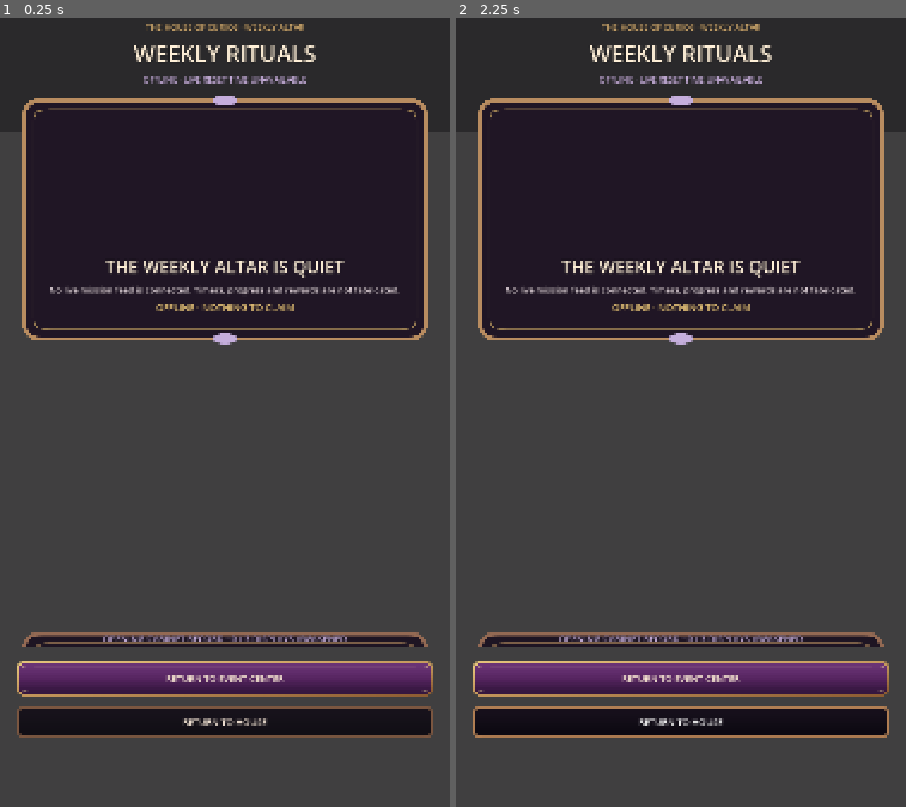
Above: before the commit, frames 1-2 (left to right).
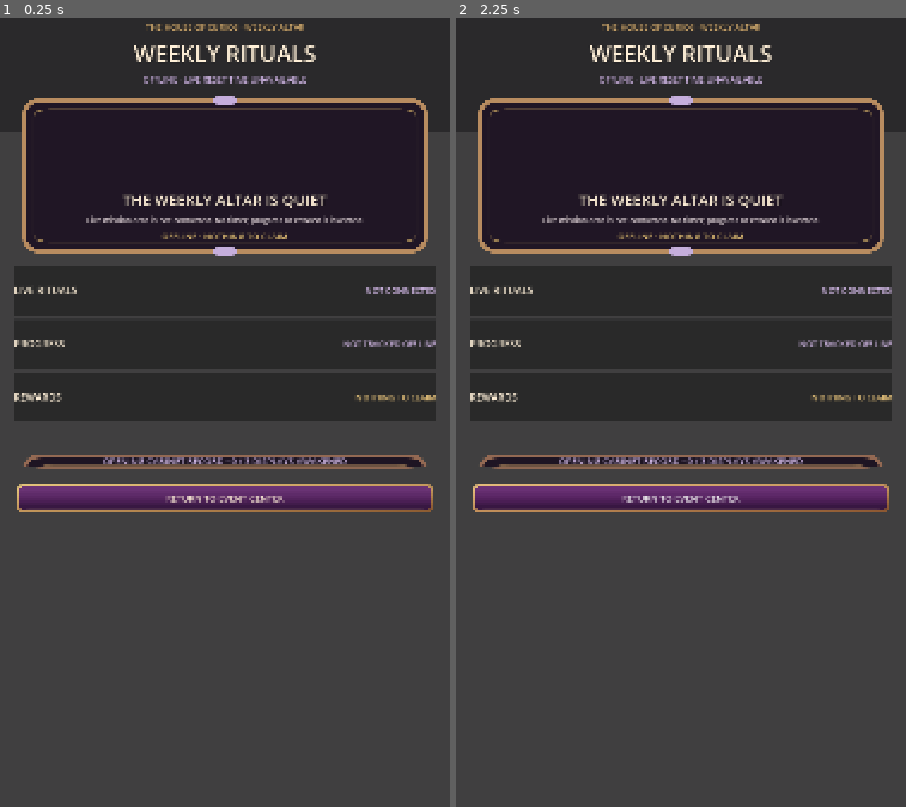
Above: after the commit, the same moments.

Repository: Jay-prodesign/akilta-match3
Game: Godot game, scene res://src/ui/missions/weekly_missions_screen.tscn
Two runs of this game, one before a commit and one after it. Both use one fixed random seed, a clock stepped at 60 frames per second and the inputs below. This scene is started directly instead of the project's main scene.
Inputs (mouse positions are in pixels of both pictures, inside the frame that each line leads up to):
- Up to frame 1 (0.25 s): no input
- Up to frame 2 (2.25 s): tap Enter at 0.5 s; move the mouse to (780, 365) at 0.52 s; click (780, 365) at 0.67 s; click "RETURN TO EVENT CENTER" at 1.25 s; click "RETURN TO HOUSE" (after the commit: "RETURN TO EVENT CENTER") at 2 s

The runs differ from the first frame. In frame 1, 19% of the frame differs, in the area x 3-97%, y 12-92%; in frame 2, 19%.

Commit message:
Recompose offline Weekly Rituals as a truthful mission-style status stack

Diff:
--- a/src/ui/missions/weekly_missions_screen.tscn
+++ b/src/ui/missions/weekly_missions_screen.tscn
@@ -123,7 +123,7 @@
 horizontal_alignment = 1
 
 [node name="MissionEmptyState" type="PanelContainer" parent="MissionLayout"]
-custom_minimum_size = Vector2(0, 620)
+custom_minimum_size = Vector2(0, 410)
 layout_mode = 2
 theme_override_styles/panel = SubResource("Altar")
 
@@ -133,7 +133,7 @@
 alignment = 1
 
 [node name="MissionRewardArt" type="TextureRect" parent="MissionLayout/MissionEmptyState/EmptyContent"]
-custom_minimum_size = Vector2(380, 300)
+custom_minimum_size = Vector2(250, 180)
 layout_mode = 2
 expand_mode = 1
 stretch_mode = 5
@@ -149,7 +149,7 @@
 theme_override_colors/font_color = Color(1, 0.941, 0.847, 1)
 theme_override_colors/font_outline_color = Color(0.02, 0.014, 0.028, 0.96)
 theme_override_constants/outline_size = 4
-theme_override_font_sizes/font_size = 42
+theme_override_font_sizes/font_size = 36
 text = "THE WEEKLY ALTAR IS QUIET"
 horizontal_alignment = 1
 autowrap_mode = 2
@@ -159,8 +159,8 @@
 theme_override_colors/font_color = Color(0.95, 0.89, 0.92, 1)
 theme_override_colors/font_outline_color = Color(0.02, 0.014, 0.028, 0.94)
 theme_override_constants/outline_size = 2
-theme_override_font_sizes/font_size = 21
-text = "No live mission feed is connected. Timers, progress and rewards are not fabricated."
+theme_override_font_sizes/font_size = 18
+text = "Live mission data is not connected. No timer, progress or reward is invented."
 horizontal_alignment = 1
 autowrap_mode = 2
 
@@ -180,15 +180,94 @@
 theme_override_colors/font_color = Color(0.95, 0.80, 0.50, 1)
 theme_override_colors/font_outline_color = Color(0.02, 0.014, 0.028, 0.94)
 theme_override_constants/outline_size = 2
-theme_override_font_sizes/font_size = 23
+theme_override_font_sizes/font_size = 21
 text = "OFFLINE · NOTHING TO CLAIM"
 horizontal_alignment = 1
 autowrap_mode = 2
 
+[node name="MissionStatusStack" type="VBoxContainer" parent="MissionLayout"]
+layout_mode = 2
+theme_override_constants/separation = 10
+
+[node name="FeedStatus" type="PanelContainer" parent="MissionLayout/MissionStatusStack"]
+custom_minimum_size = Vector2(0, 118)
+layout_mode = 2
+
+[node name="Content" type="HBoxContainer" parent="MissionLayout/MissionStatusStack/FeedStatus"]
+layout_mode = 2
+theme_override_constants/separation = 18
+
+[node name="Label" type="Label" parent="MissionLayout/MissionStatusStack/FeedStatus/Content"]
+layout_mode = 2
+size_flags_horizontal = 3
+theme_override_colors/font_color = Color(1, 0.941, 0.847, 1)
+theme_override_font_sizes/font_size = 24
+text = "LIVE RITUALS"
+vertical_alignment = 1
+
+[node name="State" type="Label" parent="MissionLayout/MissionStatusStack/FeedStatus/Content"]
+custom_minimum_size = Vector2(210, 0)
+layout_mode = 2
+theme_override_colors/font_color = Color(0.82, 0.72, 0.90, 1)
+theme_override_font_sizes/font_size = 20
+text = "NOT CONNECTED"
+horizontal_alignment = 2
+vertical_alignment = 1
+
+[node name="ProgressStatus" type="PanelContainer" parent="MissionLayout/MissionStatusStack"]
+custom_minimum_size = Vector2(0, 118)
+layout_mode = 2
+
+[node name="Content" type="HBoxContainer" parent="MissionLayout/MissionStatusStack/ProgressStatus"]
+layout_mode = 2
+theme_override_constants/separation = 18
+
+[node name="Label" type="Label" parent="MissionLayout/MissionStatusStack/ProgressStatus/Content"]
+layout_mode = 2
+size_flags_horizontal = 3
+theme_override_colors/font_color = Color(1, 0.941, 0.847, 1)
+theme_override_font_sizes/font_size = 24
+text = "PROGRESS"
+vertical_alignment = 1
+
+[node name="State" type="Label" parent="MissionLayout/MissionStatusStack/ProgressStatus/Content"]
+custom_minimum_size = Vector2(240, 0)
+layout_mode = 2
+theme_override_colors/font_color = Color(0.82, 0.72, 0.90, 1)
+theme_override_font_sizes/font_size = 20
+text = "NOT TRACKED OFFLINE"
+horizontal_alignment = 2
+vertical_alignment = 1
+
+[node name="RewardStatus" type="PanelContainer" parent="MissionLayout/MissionStatusStack"]
+custom_minimum_size = Vector2(0, 118)
+layout_mode = 2
+
+[node name="Content" type="HBoxContainer" parent="MissionLayout/MissionStatusStack/RewardStatus"]
+layout_mode = 2
+theme_override_constants/separation = 18
+
+[node name="Label" type="Label" parent="MissionLayout/MissionStatusStack/RewardStatus/Content"]
+layout_mode = 2
+size_flags_horizontal = 3
+theme_override_colors/font_color = Color(1, 0.941, 0.847, 1)
+theme_override_font_sizes/font_size = 24
+text = "REWARDS"
+vertical_alignment = 1
+
+[node name="State" type="Label" parent="MissionLayout/MissionStatusStack/RewardStatus/Content"]
+custom_minimum_size = Vector2(240, 0)
+layout_mode = 2
+theme_override_colors/font_color = Color(0.95, 0.80, 0.50, 1)
+theme_override_font_sizes/font_size = 20
+text = "NOTHING TO CLAIM"
+horizontal_alignment = 2
+vertical_alignment = 1
+
 [node name="WorldStageSpacer" type="Control" parent="MissionLayout"]
-custom_minimum_size = Vector2(0, 100)
-layout_mode = 2
-size_flags_vertical = 3
+custom_minimum_size = Vector2(0, 34)
+layout_mode = 2
+size_flags_vertical = 0
 mouse_filter = 2
 
 [node name="MissionOpeningRecord" type="Label" parent="MissionLayout"]
@@ -204,7 +283,7 @@
 autowrap_mode = 2
 
 [node name="ReturnToEvents" type="Button" parent="MissionLayout"]
-custom_minimum_size = Vector2(0, 96)
+custom_minimum_size = Vector2(0, 82)
 layout_mode = 2
 theme_override_colors/font_color = Color(1, 0.941, 0.847, 1)
 theme_override_font_sizes/font_size = 22
@@ -214,6 +293,7 @@
 text = "RETURN TO EVENT CENTER"
 
 [node name="ReturnToHouse" type="Button" parent="MissionLayout"]
+visible = false
 custom_minimum_size = Vector2(0, 88)
 layout_mode = 2
 theme_override_colors/font_color = Color(0.96, 0.9, 0.84, 1)
